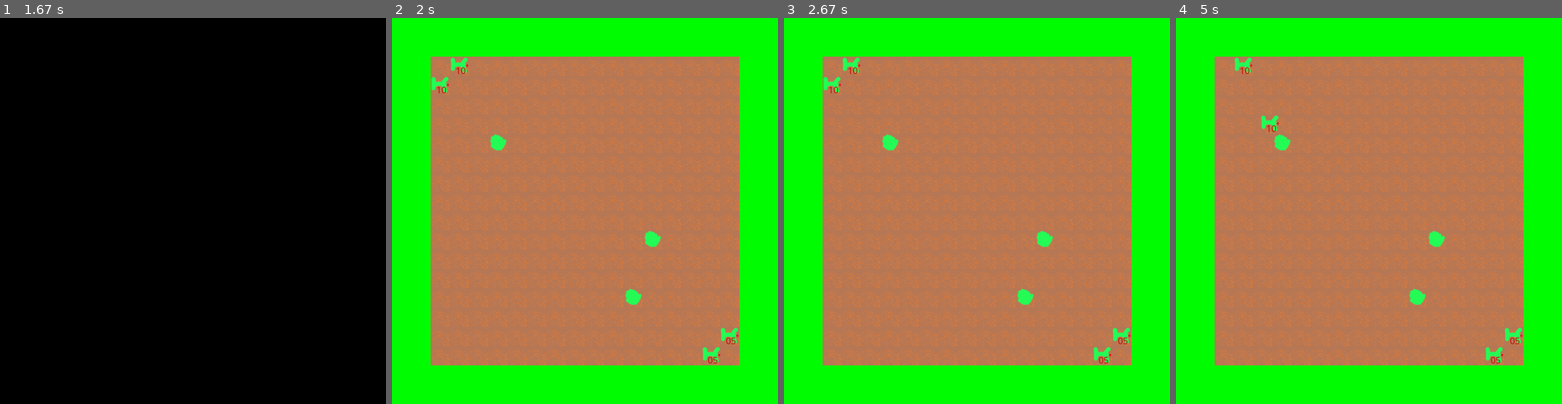
Above: before the commit, frames 1-4 (left to right).
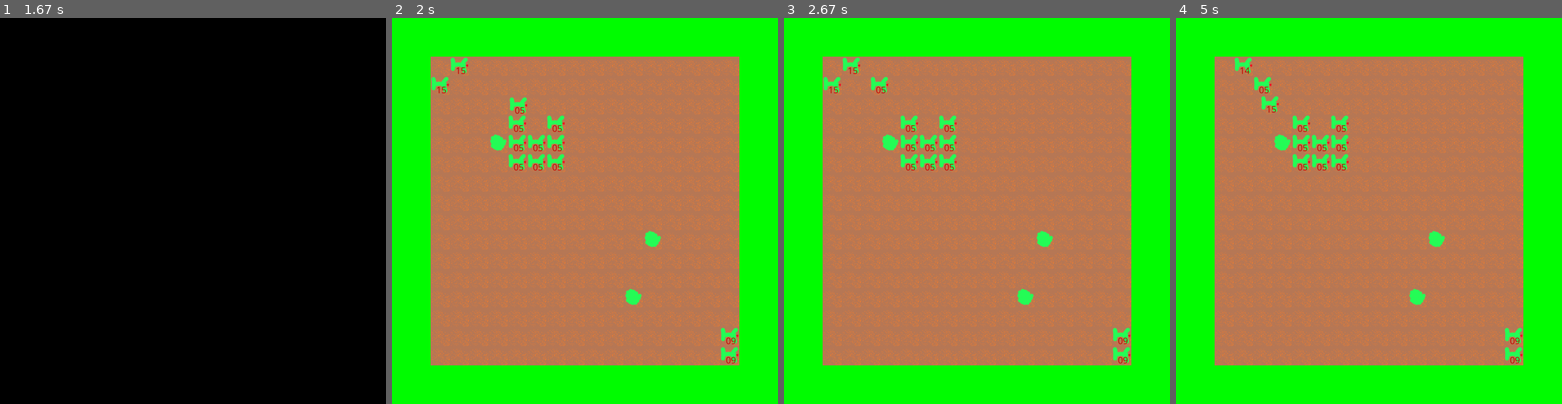
Above: after the commit, the same moments.

Repository: 00jeser/PyGameYandexLyceumProject
Game: pygame game, started from main.py
The game is run twice, just before and just after one commit, with the same random seed, the same clock (stepped at 60 frames per second) and the same inputs.
Inputs (mouse positions are in pixels of both pictures, inside the frame that each line leads up to):
- Up to frame 1 (1.67 s): click "Игра" at 0.38 s; click (65, 75) at 0.72 s
- Up to frame 2 (2 s): no input
- Up to frame 3 (2.67 s): no input
- Up to frame 4 (5 s): press the mouse at (1241, 75) at 3.6 s; move the mouse to (1372, 141) at 3.7 s; release the mouse at (1504, 207) at 3.83 s; click (1295, 118) at 3.95 s

Frame 1 is identical in both runs. In frame 2, 1.4% of the frame differs, in the area x 12-90%, y 12-90%; in frame 3, 1.4%; in frame 4, 1.7%, in the area x 17-90%, y 12-90%.

Commit message:
немного изменен уровень 0

Diff:
--- a/Board.py
+++ b/Board.py
@@ -152,12 +152,13 @@
                     if not errorFlag:
                         if event.button == 1:
                             if self.pole[PosX][PosY][-1][0] == 'e':
+                                needPoint = self.findAttackPoint(PosX, PosY, *hodingPoint)
+                                if needPoint == (-1, -1):
+                                    continue
                                 moovingEnemy = self.pole[hodingPoint[0]
                                                         ][hodingPoint[1]][-1]
                                 self.pole[hodingPoint[0]][hodingPoint[1]
                                                         ] = self.pole[hodingPoint[0]][hodingPoint[1]][:-1]
-                                needPoint = self.findAttackPoint(
-                                    PosX, PosY, *hodingPoint)
                                 print(*needPoint)
                                 moovingCoords = [self.GetCoords(
                                     hodingPoint), self.GetCoords(needPoint)]
@@ -206,7 +207,7 @@
         if abs(xObj - xSource) <= 1 and abs(yObj - ySource) <= 1:
             return xSource, ySource
         minDis = 1000
-        minPoint = (0, 0)
+        minPoint = (-1, -1)
         for i in range(-1, 2):
             for ii in range(-1, 2):
                 point = (xObj + i, yObj + ii)
--- a/data/levels/0.level
+++ b/data/levels/0.level
@@ -1,9 +1,9 @@
-bg epy10,bg,bg,bg,bg,bg,bg,bg,bg,bg,bg,bg,bg,bg,bg,bg
-bg epy10,bg,bg,bg,bg,bg,bg,bg,bg,bg,bg,bg,bg,bg,bg,bg
+bg epy15,bg,bg,bg,bg,bg,bg,bg,bg,bg,bg,bg,bg,bg,bg,bg
+bg epy15,bg,bg,bg,bg,bg,bg,bg,bg,bg,bg,bg,bg,bg,bg,bg
 bg,bg,bg,bg,bg,bg,bg,bg,bg,bg,bg,bg,bg,bg,bg,bg
-bg,bg,bg,bg,bg,bg,bg,bg,bg,bg,bg,bg,bg,bg,bg,bg
-bg,bg,bg,bg bk,bg,bg,bg,bg,bg,bg,bg,bg,bg,bg,bg,bg
-bg,bg,bg,bg,bg,bg,bg,bg,bg,bg,bg,bg,bg,bg,bg,bg
+bg,bg,bg,bg,bg eey05,bg eey05,bg eey05,bg,bg,bg,bg,bg,bg,bg,bg,bg
+bg,bg,bg,bg bk,bg eey05,bg eey05,bg eey05,bg,bg,bg,bg,bg,bg,bg,bg,bg
+bg,bg,bg,bg,bg eey05,bg eey05,bg eey05,bg,bg,bg,bg,bg,bg,bg,bg,bg
 bg,bg,bg,bg,bg,bg,bg,bg,bg,bg,bg,bg,bg,bg,bg,bg
 bg,bg,bg,bg,bg,bg,bg,bg,bg,bg,bg,bg,bg,bg,bg,bg
 bg,bg,bg,bg,bg,bg,bg,bg,bg,bg,bg,bg,bg,bg,bg,bg
@@ -12,5 +12,5 @@
 bg,bg,bg,bg,bg,bg,bg,bg,bg,bg,bg,bg,bg,bg,bg,bg
 bg,bg,bg,bg,bg,bg,bg,bg,bg,bg,bg bk,bg,bg,bg,bg,bg
 bg,bg,bg,bg,bg,bg,bg,bg,bg,bg,bg,bg,bg,bg,bg,bg
-bg,bg,bg,bg,bg,bg,bg,bg,bg,bg,bg,bg,bg,bg,bg,bg eey05
-bg,bg,bg,bg,bg,bg,bg,bg,bg,bg,bg,bg,bg,bg,bg,bg eey05
+bg,bg,bg,bg,bg,bg,bg,bg,bg,bg,bg,bg,bg,bg,bg,bg eey09
+bg,bg,bg,bg,bg,bg,bg,bg,bg,bg,bg,bg,bg,bg,bg,bg eey09
